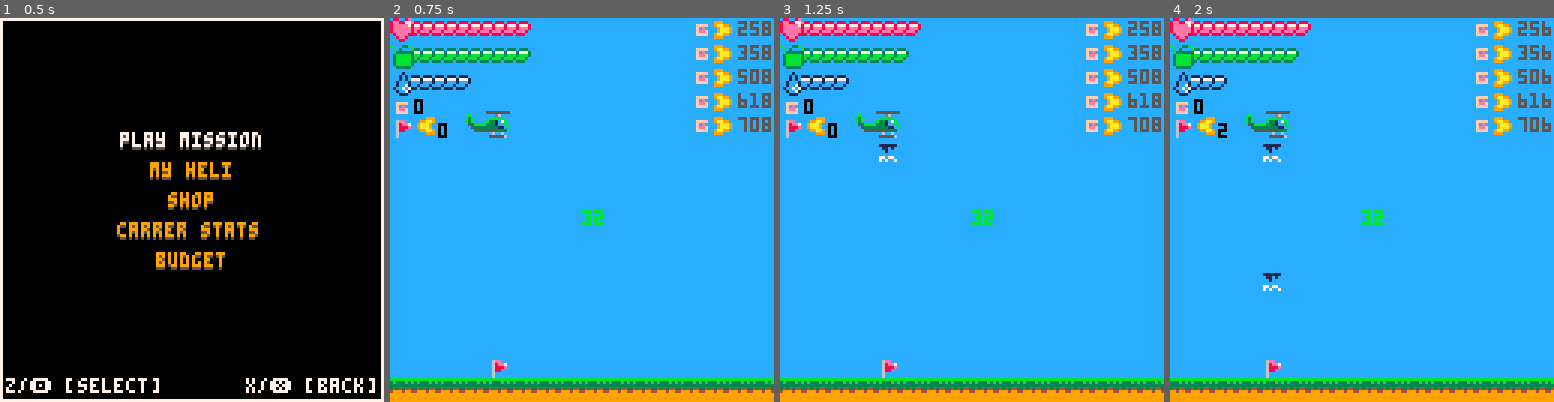
Above: before the commit, frames 1-4 (left to right).
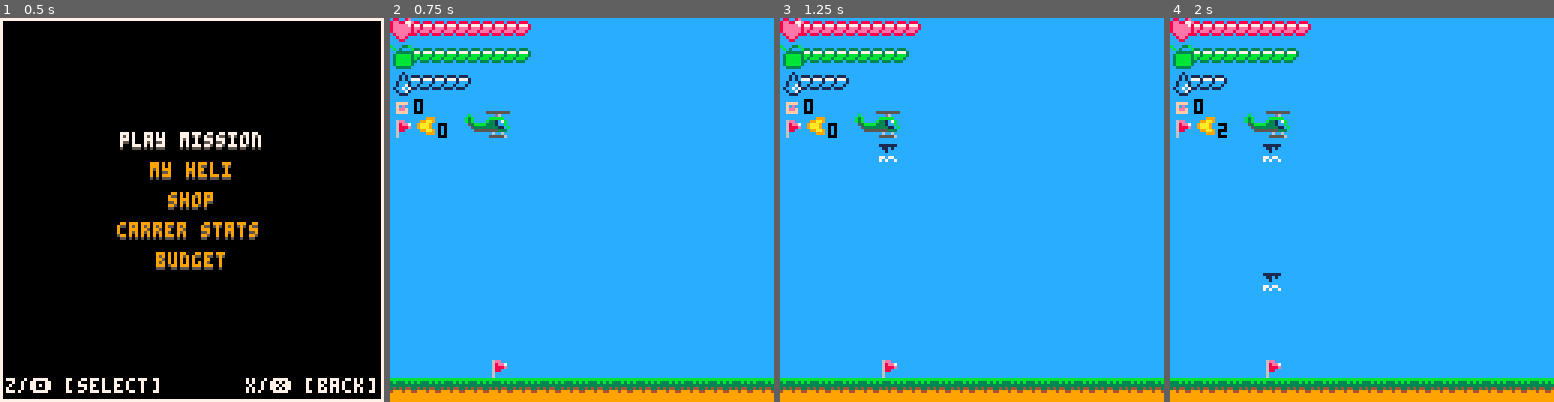
Above: after the commit, the same moments.

Repository: NinetiesPaul/PicoRescue
Game: PICO-8 cartridge picorescue.p8
The game is run twice, just before and just after one commit, with the same random seed, the same clock (stepped at 60 frames per second) and the same inputs.
Inputs:
- Up to frame 1 (0.5 s): tap X (X key) at 0.33 s
- Up to frame 2 (0.75 s): tap O (Z key) at 0.7 s
- Up to frame 3 (1.25 s): tap X (X key) at 1.07 s
- Up to frame 4 (2 s): hold Right from 1.6 s (still down); tap O (Z key) at 1.7 s; tap X (X key) at 1.85 s

Frame 1 is identical in both runs. In frame 2, 2.4% of the frame differs, in the area x 50-100%, y 0-54%; in frame 3, 2.4%; in frame 4, 2.3%.

Commit message:
code polish

Diff:
--- a/picorescue.p8
+++ b/picorescue.p8
@@ -9,7 +9,6 @@
 	player_strt_y = 32
 	player_strt_x = drop_off_x
 	max_world_x = 0
-	distances = {}
 
 	player = {
 		["x"] = player_strt_x,
@@ -261,15 +260,15 @@
 
 		i=0
 		for civ in all(civ_pcs) do
-			spr(032,100,0+i*8)
-
-			arrow_flip = (civ.x > player.x) and true or false
-			spr(037,107,0+i*8,1,1,arrow_flip,false)
-			print(civ.distance,116,1+i*8,5)
-			i+=1
-		end
-
-		print(player.x, 64, 64, 11)
+			if civ.closer_to_player and not civ.on_board then
+				spr(032,100,0+i*8)
+				arrow_flip = (civ.x > player.x) and true or false
+				spr(037,107,0+i*8,1,1,arrow_flip,false)
+				print(civ.distance,116,1+i*8,5)
+				i+=1
+			end
+		end
+
 		foreach(civ_pcs,draw_civ)
 		foreach(fire_pcs,draw_fire)
 		foreach(smoke_pcs,draw_smoke)
@@ -643,8 +642,6 @@
 function draw_civ(civ)
 	if civ.on_board == false then
 		spr(civ.spr,civ.x,civ.y)
-		print(civ.distance,civ.x - 8, civ.y, 11)
-		print(civ.closer_to_player,civ.x + 8, civ.y, 11)
 	end
 end
 
@@ -652,8 +649,13 @@
 	if civ.on_board == false then
 		if (player.mvn_dir == "left") civ.x += player.speed_x
 		if (player.mvn_dir == "right") civ.x -= player.speed_x
+
 		civ.distance = abs(flr(civ.x - player.x))
-		civ.closer_to_player = (player.x <= civ.distance and player.x >= civ.distance ) and true or false
+		civ.closer_to_player = false
+		if player.x - 32 >= civ.distance - 48 and
+		player.x - 32 <= civ.distance + 48 then
+			civ.closer_to_player = true
+		end
 	end
 end
 
